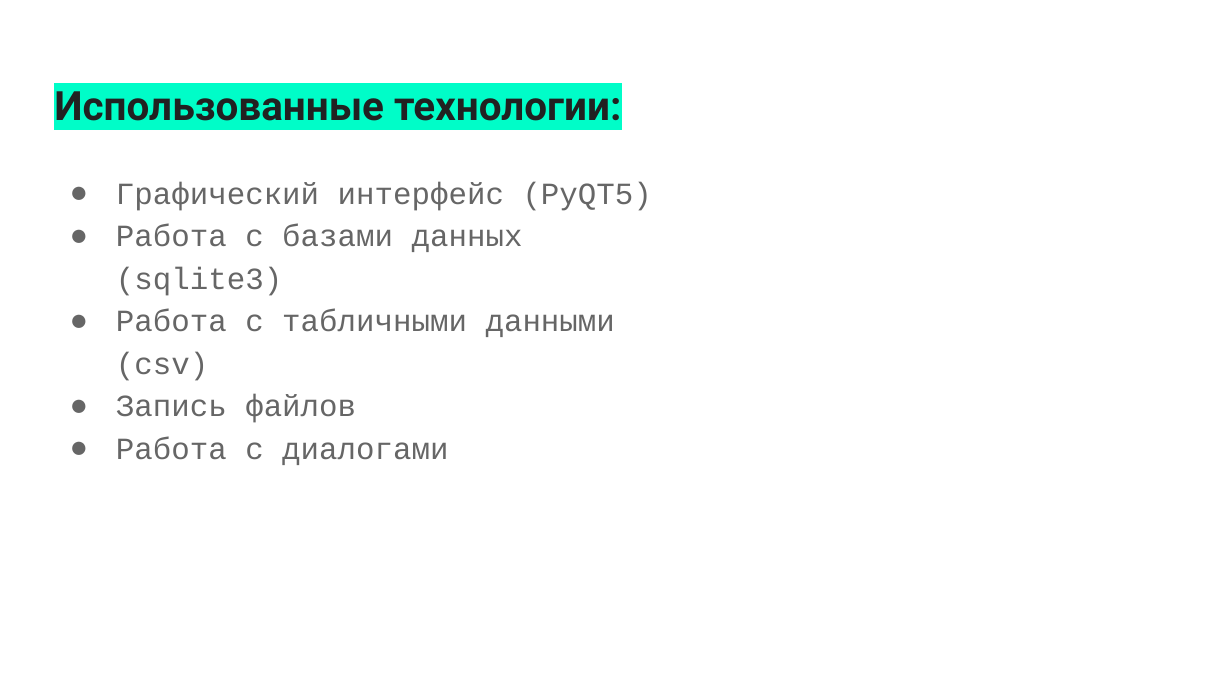
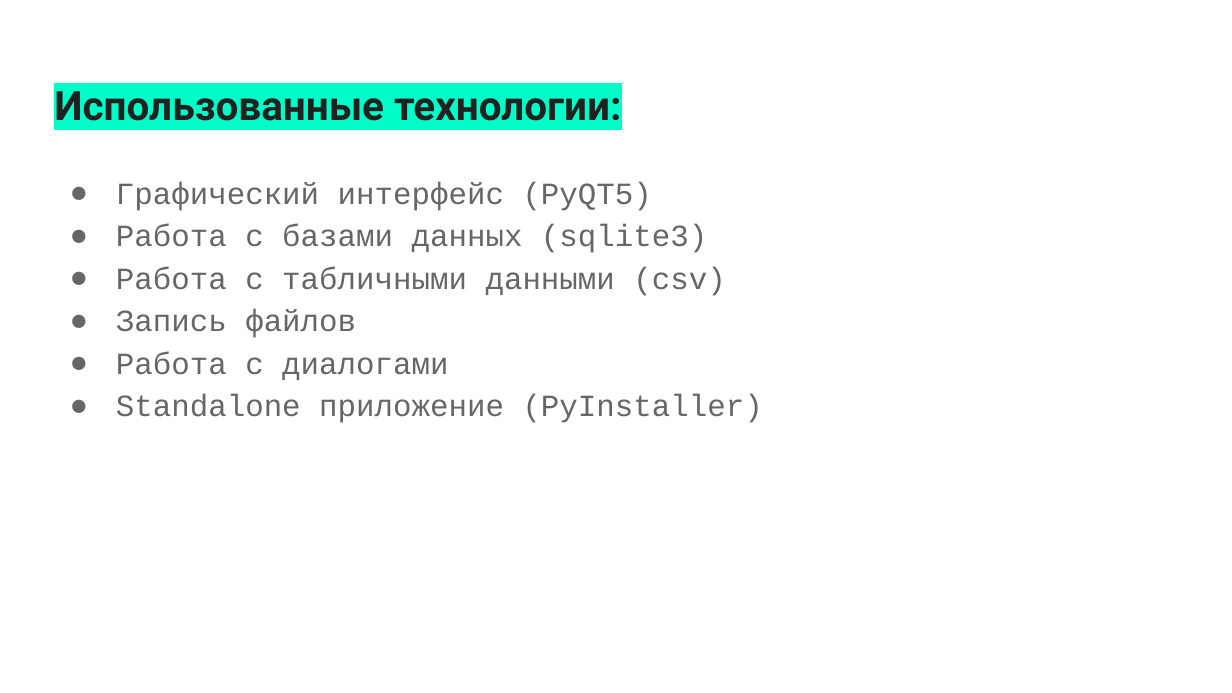
Before and after one commit to T1murCoder/timur_qt_project, a slide deck: slide 3 of Презентация/Защита проекта PyQT5.pptx. Drawn at 1232x693 pixels with LibreOffice and Linux fonts; fonts in the diff are those of the drawing. Boxes give left, top, right and bottom in pixels: in the first picture for what was removed or moved away, otherwise in the second. Text is boxed around its words. In the diff, an @@ line names an element or a change of style, - is before the commit and + after.

Commit message:
some fixes

```diff
--- a/Презентация/Защита проекта PyQT5.pptx
+++ b/Презентация/Защита проекта PyQT5.pptx
@@ text at [116,394,763,423]: paragraph added @@
+● Standalone приложение (PyInstaller)
```
